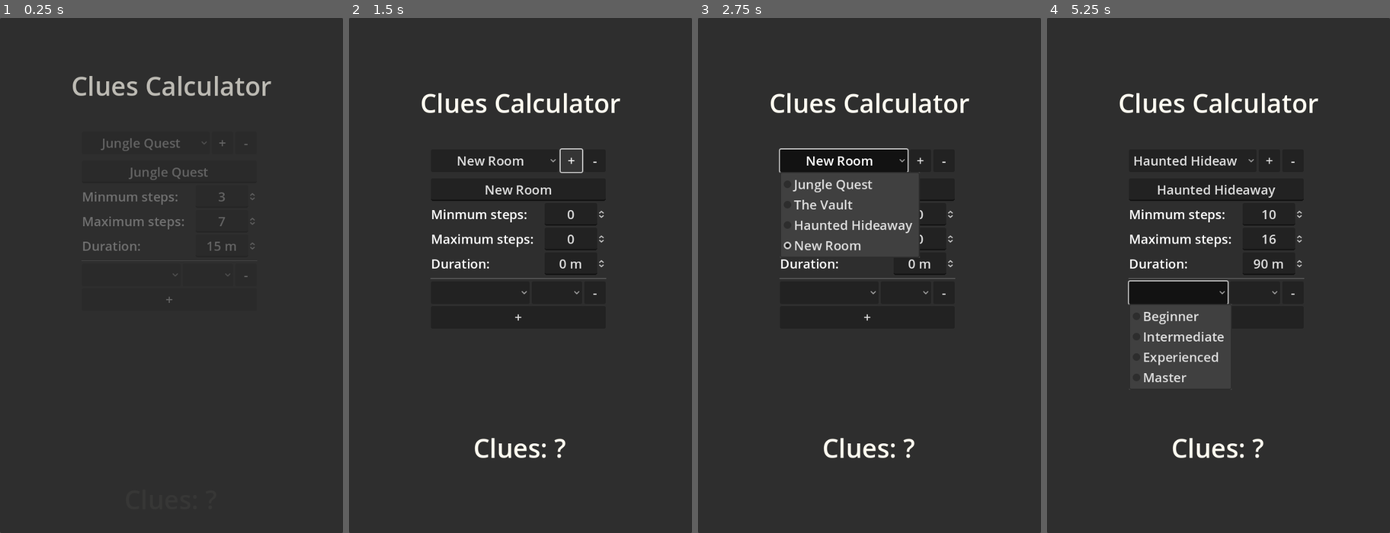
Above: before the commit, frames 1-4 (left to right).
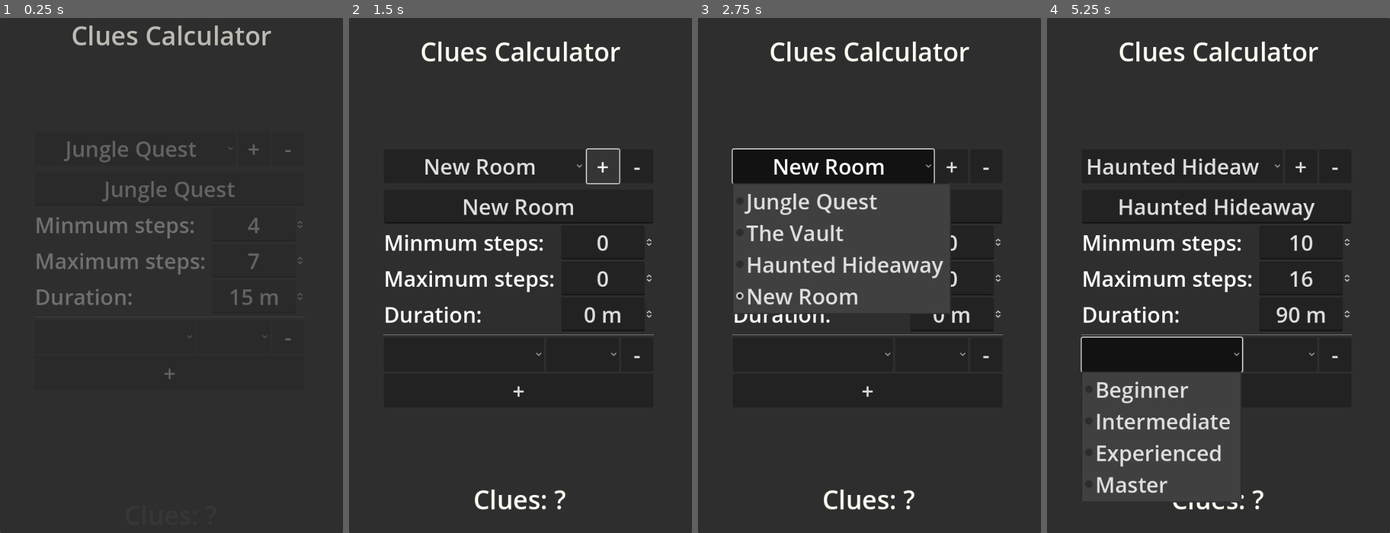
Above: after the commit, the same moments.

Repository: Seventyy/SmallProgrammingProjects
Game: Godot game, scene res://main.tscn
The game is run twice, just before and just after one commit, with the same random seed, the same clock (stepped at 60 frames per second) and the same inputs.
Inputs (mouse positions are in pixels of both pictures, inside the frame that each line leads up to; where the layout moved, square brackets give the same spot in the first picture):
- Up to frame 1 (0.25 s): no input
- Up to frame 2 (1.5 s): click "Jungle Quest" at 0.5 s; click "+" at 1.25 s
- Up to frame 3 (2.75 s): click "New Room" at 2 s
- Up to frame 4 (5.25 s): click "New Room" at 2.75 s; click "-" at 3.5 s; click "Haunted Hideaway" at 4.25 s; click (1160, 352) [1177, 290] at 5 s

The runs differ from the first frame. In frame 1, 4.9% of the frame differs, in the area x 10-89%, y 1-71%; in frame 2, 6.8%; in frame 3, 12%; in frame 4, 14%, in the area x 9-89%, y 4-96%.

Commit message:
uuuuuuuuuuuuuuuuu

Diff:
--- a/PBL/main.tscn
+++ b/PBL/main.tscn
@@ -170,7 +170,7 @@
 anchors_preset = -1
 anchor_left = 0.5
 anchor_right = 0.5
-anchor_bottom = 0.2
+anchor_bottom = 0.1
 offset_left = -185.5
 offset_right = 185.5
 grow_horizontal = 2
@@ -185,7 +185,7 @@
 layout_mode = 1
 anchors_preset = -1
 anchor_left = 0.5
-anchor_top = 0.8
+anchor_top = 0.9
 anchor_right = 0.5
 anchor_bottom = 1.0
 offset_left = -88.0
@@ -202,7 +202,7 @@
 anchor_left = 0.5
 anchor_top = 0.25
 anchor_right = 0.5
-anchor_bottom = 0.75
+anchor_bottom = 0.85
 grow_horizontal = 2
 grow_vertical = 2
 follow_focus = true
@@ -230,12 +230,12 @@
 script = ExtResource("2_yhdah")
 
 [node name="RoomAdd" type="Button" parent="ScrollContainer/MarginContainer/PlayerEntries/RoomContoller"]
-custom_minimum_size = Vector2(40, 0)
+custom_minimum_size = Vector2(60, 0)
 layout_mode = 2
 text = "+"
 
 [node name="RoomDelete" type="Button" parent="ScrollContainer/MarginContainer/PlayerEntries/RoomContoller"]
-custom_minimum_size = Vector2(40, 0)
+custom_minimum_size = Vector2(60, 0)
 layout_mode = 2
 text = "-"
 
@@ -262,6 +262,7 @@
 [node name="MinStepsEdit" type="SpinBox" parent="ScrollContainer/MarginContainer/PlayerEntries/MinSteps"]
 unique_name_in_owner = true
 layout_mode = 2
+size_flags_horizontal = 8
 alignment = 1
 
 [node name="MaxSteps" type="HSplitContainer" parent="ScrollContainer/MarginContainer/PlayerEntries"]
@@ -276,6 +277,7 @@
 [node name="MaxStepsEdit" type="SpinBox" parent="ScrollContainer/MarginContainer/PlayerEntries/MaxSteps"]
 unique_name_in_owner = true
 layout_mode = 2
+size_flags_horizontal = 8
 alignment = 1
 
 [node name="Duration" type="HSplitContainer" parent="ScrollContainer/MarginContainer/PlayerEntries"]
@@ -290,6 +292,7 @@
 [node name="DurationEdit" type="SpinBox" parent="ScrollContainer/MarginContainer/PlayerEntries/Duration"]
 unique_name_in_owner = true
 layout_mode = 2
+size_flags_horizontal = 8
 max_value = 720.0
 step = 5.0
 allow_greater = true
--- a/PBL/pbl_app_final/rooms.tres
+++ b/PBL/pbl_app_final/rooms.tres
@@ -17,13 +17,6 @@
 steps_max = 15
 duration = 45
 
-[sub_resource type="Resource" id="Resource_r3rrn"]
-script = ExtResource("1")
-name = &"Haunted Hideaway"
-steps_min = 10
-steps_max = 16
-duration = 90
-
 [resource]
 script = ExtResource("2")
-rooms = Array[ExtResource("1")]([SubResource("Resource_f5u7d"), SubResource("Resource_p78mq"), SubResource("Resource_r3rrn")])
+rooms = Array[ExtResource("1")]([SubResource("Resource_f5u7d"), SubResource("Resource_p78mq")])
--- /dev/null
+++ b/PBL/pbl_mobile_app_final/rooms.tres
@@ -0,0 +1,29 @@
+[gd_resource type="Resource" script_class="RoomsResource" load_steps=6 format=3]
+
+[ext_resource type="Script" path="res://room_resource.gd" id="1"]
+[ext_resource type="Script" path="res://rooms_resource.gd" id="2"]
+
+[sub_resource type="Resource" id="Resource_f5u7d"]
+script = ExtResource("1")
+name = &"Jungle Quest"
+steps_min = 3
+steps_max = 7
+duration = 15
+
+[sub_resource type="Resource" id="Resource_p78mq"]
+script = ExtResource("1")
+name = &"The Vault"
+steps_min = 8
+steps_max = 15
+duration = 45
+
+[sub_resource type="Resource" id="Resource_r3rrn"]
+script = ExtResource("1")
+name = &"Haunted Hideaway"
+steps_min = 10
+steps_max = 16
+duration = 90
+
+[resource]
+script = ExtResource("2")
+rooms = Array[ExtResource("1")]([SubResource("Resource_f5u7d"), SubResource("Resource_p78mq"), SubResource("Resource_r3rrn")])
--- a/PBL/player_edit.tscn
+++ b/PBL/player_edit.tscn
@@ -37,7 +37,7 @@
 script = ExtResource("2_smkta")
 
 [node name="PlayerRemove" type="Button" parent="."]
-custom_minimum_size = Vector2(40, 0)
+custom_minimum_size = Vector2(60, 0)
 layout_mode = 2
 text = "-"
 script = ExtResource("3_nhi1v")
--- a/PBL/project.godot
+++ b/PBL/project.godot
@@ -25,3 +25,8 @@
 
 window/size/viewport_width=640
 window/size/viewport_height=960
+window/handheld/orientation=1
+
+[rendering]
+
+textures/vram_compression/import_etc2_astc=true
--- a/PBL/room_select.gd
+++ b/PBL/room_select.gd
@@ -82,5 +82,11 @@
 	else:
 		id = 500
 
+	if (
+	rooms_resource.rooms[selected].duration == 0 or
+	rooms_resource.rooms[selected].steps_max == 0 or
+	rooms_resource.rooms[selected].steps_min == 0 ):
+		id = 0
+
 	set_item_id(selected, id)
 	GlobalSignals.room_difficulty_updated.emit(id)
--- a/PBL/rooms.tres
+++ b/PBL/rooms.tres
@@ -1,29 +1,29 @@
-[gd_resource type="Resource" script_class="RoomsResource" load_steps=6 format=3 uid="uid://v37tmuf24rf4"]
+[gd_resource type="Resource" script_class="RoomsResource" load_steps=6 format=3]
 
-[ext_resource type="Script" path="res://rooms_resource.gd" id="1_bc475"]
-[ext_resource type="Script" path="res://room_resource.gd" id="1_k7kqk"]
+[ext_resource type="Script" path="res://room_resource.gd" id="1"]
+[ext_resource type="Script" path="res://rooms_resource.gd" id="2"]
 
 [sub_resource type="Resource" id="Resource_f5u7d"]
-script = ExtResource("1_k7kqk")
+script = ExtResource("1")
 name = &"Jungle Quest"
-steps_min = 3
+steps_min = 4
 steps_max = 7
 duration = 15
 
 [sub_resource type="Resource" id="Resource_p78mq"]
-script = ExtResource("1_k7kqk")
+script = ExtResource("1")
 name = &"The Vault"
 steps_min = 8
 steps_max = 15
 duration = 45
 
 [sub_resource type="Resource" id="Resource_r3rrn"]
-script = ExtResource("1_k7kqk")
+script = ExtResource("1")
 name = &"Haunted Hideaway"
 steps_min = 10
 steps_max = 16
 duration = 90
 
 [resource]
-script = ExtResource("1_bc475")
-rooms = Array[ExtResource("1_k7kqk")]([SubResource("Resource_f5u7d"), SubResource("Resource_p78mq"), SubResource("Resource_r3rrn")])
+script = ExtResource("2")
+rooms = Array[ExtResource("1")]([SubResource("Resource_f5u7d"), SubResource("Resource_p78mq"), SubResource("Resource_r3rrn")])
Not shown, changed: PBL/export_presets.cfg
Not shown: 1 places in PBL/pbl_app_final/rooms.tres that only renumber resources
Binary file changed: PBL/ui.theme
Not shown, changed: PBL/pbl_app_final/PBL.pck
Not shown, added: PBL/pbl_mobile_app_final.zip
Not shown, added: PBL/pbl_mobile_app_final/PBL.apk
Not shown, added: PBL/pbl_mobile_app_final/PBL.apk.idsig
Not shown, added: PBL/pbl_mobile_app_final/pbl_mobile_app_final.rar
